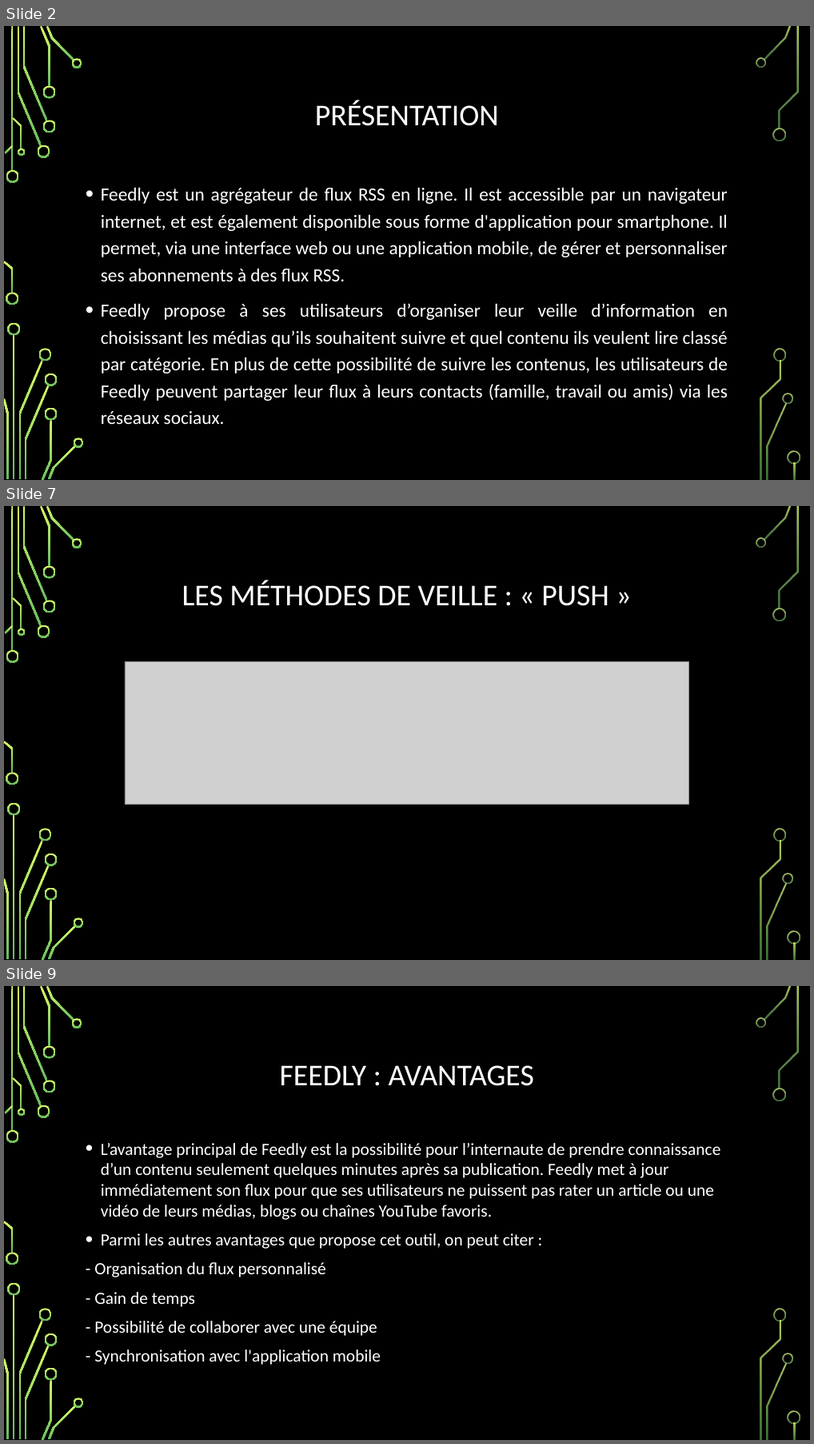
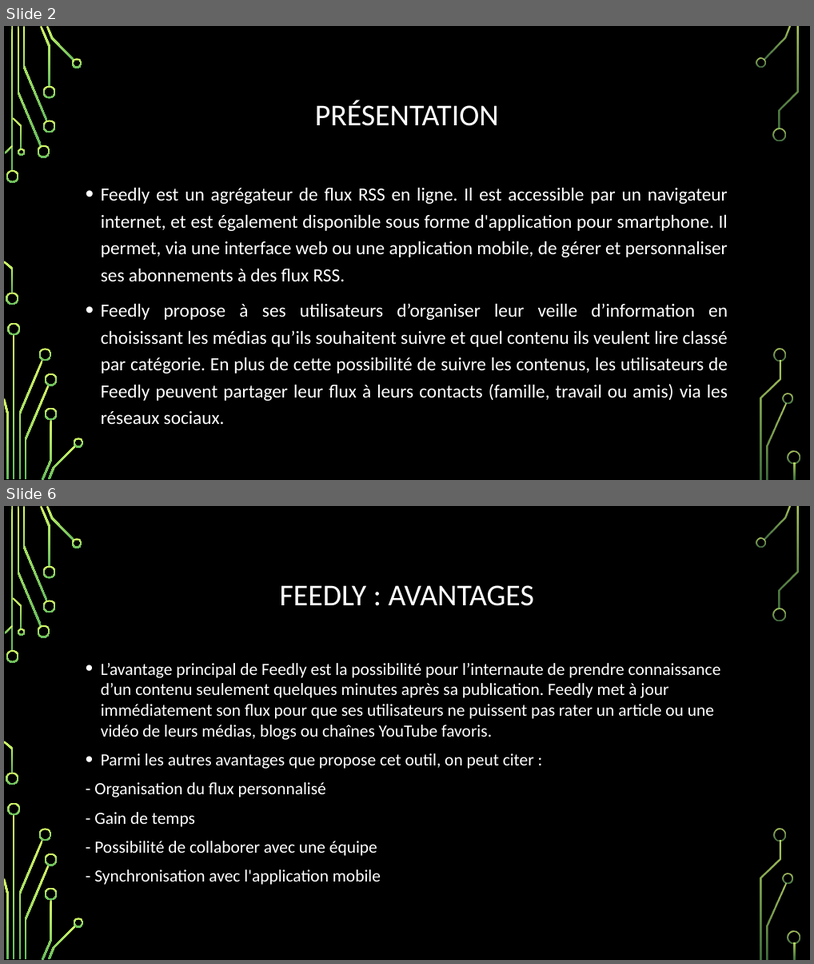
Before and after one commit to sunny-biard/MenuMaker, a slide deck: Old/Veille pptx.pptx. Shown one above the other, each under a label of ours: slides 2, 7 and 9 before the commit, slides 2 and 6 after it; the slides between them are not shown. The pictures are 814x1444 and 814x964 pixels, drawn with LibreOffice and Linux fonts; fonts in the diff are those of the drawing; grey boxes stand for pictures; background and template pictures are left out. Boxes give left, top, right and bottom in pixels: in the first picture for what was removed or moved away, otherwise in the second. Text is boxed around its words. In the diff, an @@ line names an element or a change of style, - is before the commit and + after.

```diff
--- a/Old/Veille pptx.pptx
+++ b/Old/Veille pptx.pptx
@@ slide 7 removed at box(4, 506, 810, 960), background picture (left out); not listed: 36 template elements that a slide beside it also shows @@
@@ title removed at box(182, 580, 610, 606) @@
-LES MÉTHODES DE VEILLE : « PUSH »
@@ picture removed at box(125, 662, 690, 804) @@
@@ what was slide 9 is now slide 6 @@
```
Also in this commit, not shown: 3 slides added, 6 other slides removed, 1 other file.
